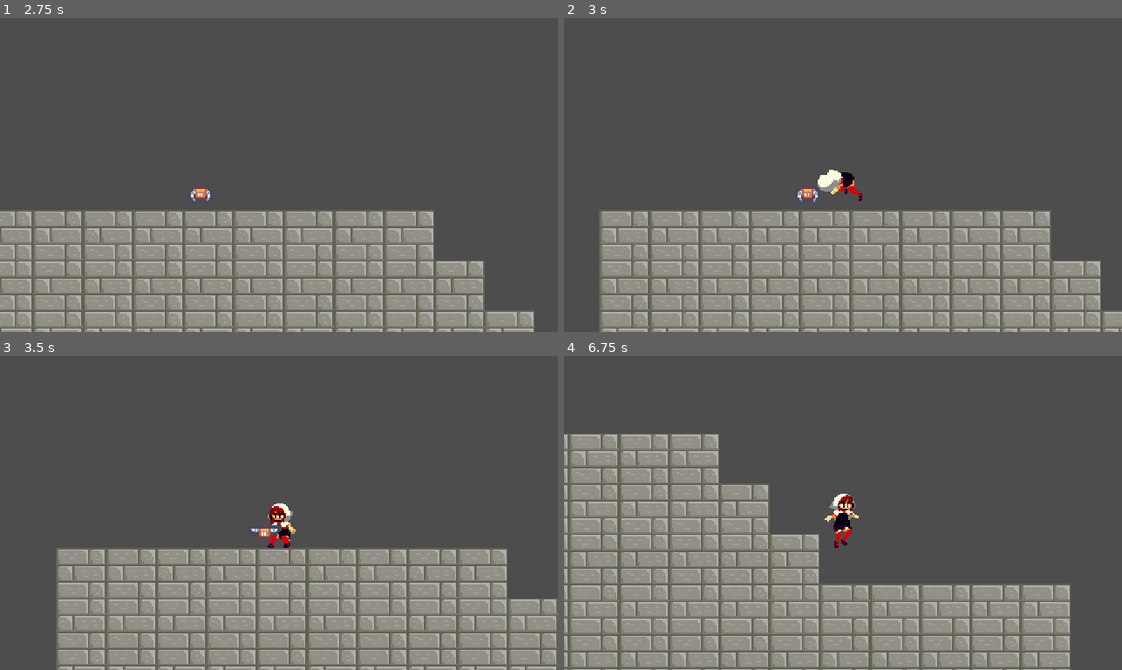
Above: before the commit, frames 1-4 (two rows, left to right).
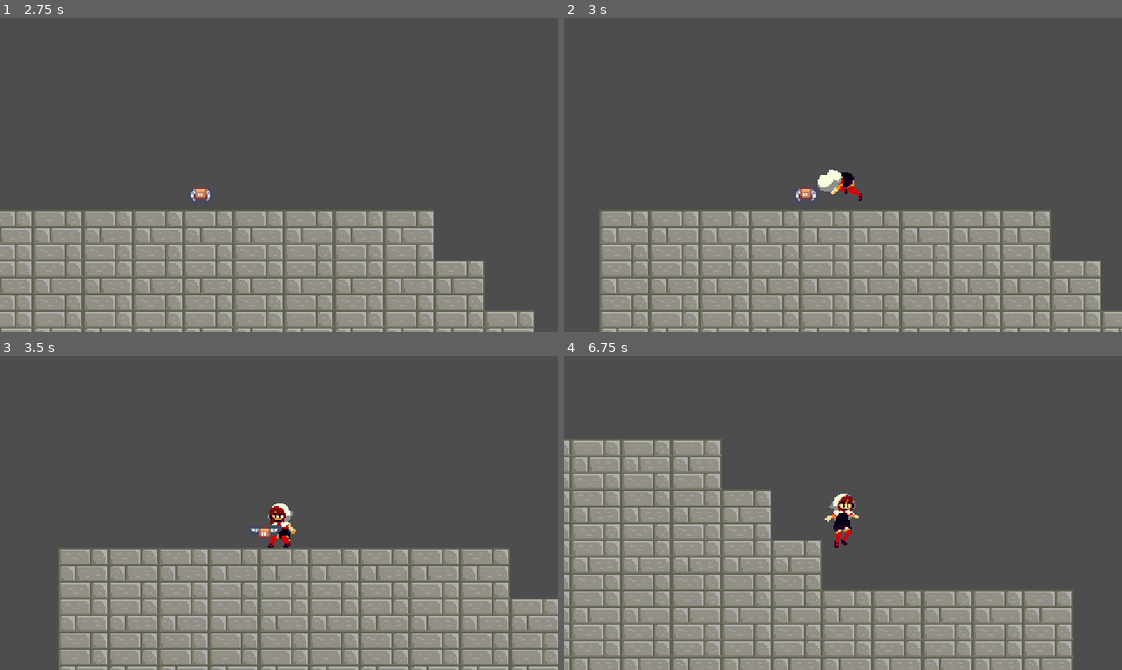
Above: after the commit, the same moments.

Repository: radagon828/GodotFourRepository
Game: Godot game, scene res://Scenes/Levels/DungeonOne.tscn
Same seed, same stepped clock (60 frames per second), same inputs: the game is played once before the commit and once after it.
Inputs:
- Up to frame 1 (2.75 s): hold D (move_right) 0.53-2.03 s; tap E (attack) at 0.6, 2.1 s; tap Space (jump) at 0.77, 1.52 s; tap F (roll) at 1.35 s; hold A (move_left) from 2.03 s (still down)
- Up to frame 2 (3 s): keep holding A (move_left); tap F (roll) at 2.85 s
- Up to frame 3 (3.5 s): keep holding A (move_left); tap Space (jump) at 3.02 s
- Up to frame 4 (6.75 s): tap E (attack) at 3.6, 5.1, 6.6 s; tap Space (jump) at 3.77, 4.52, 6.02 s; release A (move_left) at 4.28 s; hold D (move_right) from 4.28 s (still down); tap F (roll) at 4.35, 5.85 s

Frame 1 is identical in both runs. In frame 2, less than 0.1% of the frame differs, in the area x 41-46%, y 53-59%; in frame 3, 8.2%; in frame 4, 26%, in the area x 0-92%, y 25-100%.

Commit message:
changed some code so that the state switching doesn't fuck up the knockback

Diff:
--- a/DemonASpect/Scenes/Enemies/Enemy.gd
+++ b/DemonASpect/Scenes/Enemies/Enemy.gd
@@ -40,13 +40,14 @@
 	move_and_slide()
 
 func accelerate_towards_point(point, delta):
-	var direction = global_position.direction_to(point)
-	velocity = velocity.move_toward(direction * maxSpeed, 300 * delta)
+	pass
+#	var direction = global_position.direction_to(point)
+#	velocity = velocity.move_toward(direction * maxSpeed, 300 * delta)
 
 func seek_player():
 	if playerDetectionZone.can_see_player():
 		print("still see you")
-		state = CHASE
+#		state = CHASE
 
 func chase_state(delta):
 	var player = playerDetectionZone.player
